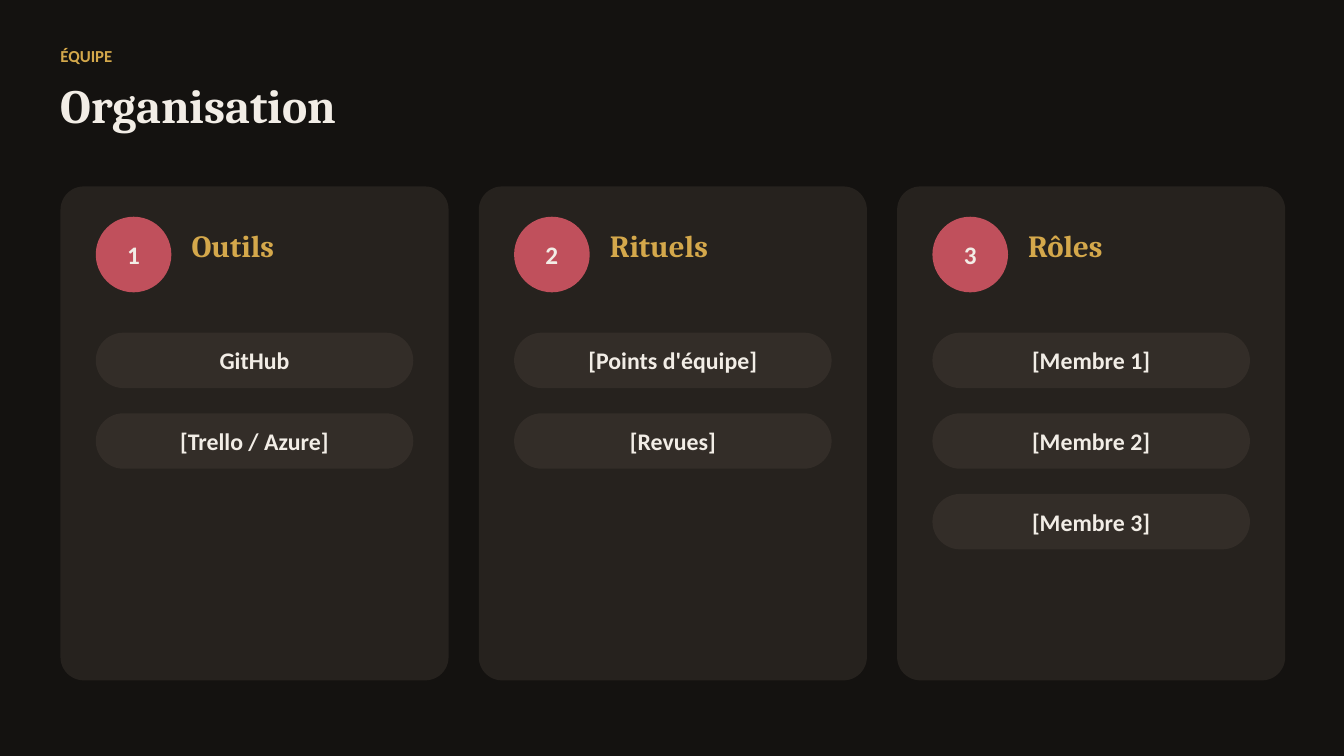
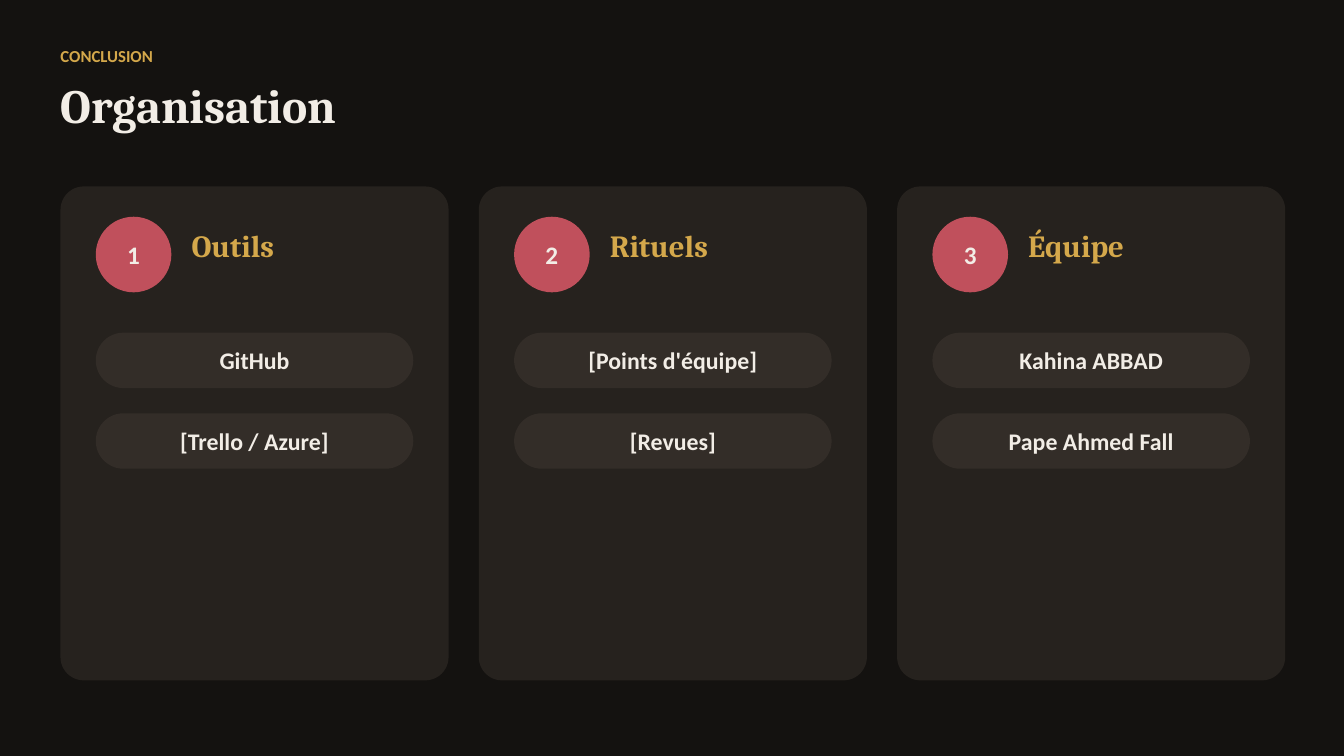
Before and after one commit to KAHINA-ABBAD/ganisme, a slide deck: slide 23 of reports/presentation/GANisme_sombre.pptx (slide 42 before the commit). Drawn at 1344x756 pixels with LibreOffice and Linux fonts; fonts in the diff are those of the drawing. Boxes give left, top, right and bottom in pixels: in the first picture for what was removed or moved away, otherwise in the second. Text is boxed around its words. In the diff, an @@ line names an element or a change of style, - is before the commit and + after.

```diff
--- a/reports/presentation/GANisme_sombre.pptx
+++ b/reports/presentation/GANisme_sombre.pptx
@@ text at (60, 51, 152, 62): text changed @@
-ÉQUIPE
+CONCLUSION
@@ text at (1028, 229, 1124, 264): text changed @@
-Rôles
+Équipe
@@ text in rounded rectangle at (1019, 352, 1162, 369): text changed @@
-[Membre 1]
+Kahina ABBAD
@@ text in rounded rectangle at (1009, 433, 1174, 454): text changed @@
-[Membre 2]
+Pape Ahmed Fall
@@ rounded rectangle removed at (933, 494, 1250, 549) @@
-[Membre 3]
```
Also in this commit, not shown: 20 other slides changed, 3 slides added, 24 slides removed, 16 other files.
